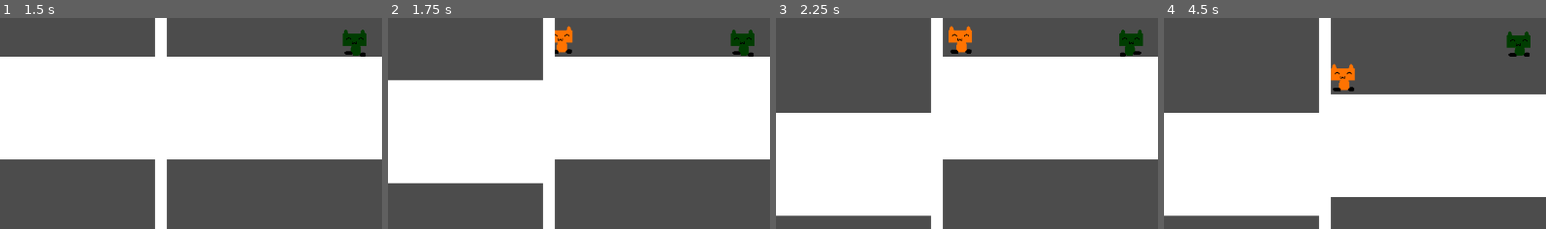
Above: before the commit, frames 1-4 (left to right).
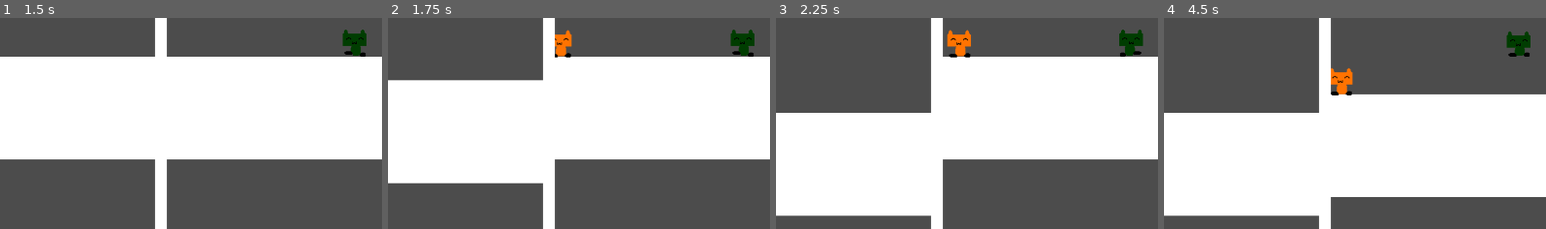
Above: after the commit, the same moments.

Repository: MBatt1/Chillenium-Jam
Game: Godot game, scene res://main/Main.tscn
Two runs of this game, one before a commit and one after it. Both use one fixed random seed, a clock stepped at 60 frames per second and the inputs below.
Inputs:
- Up to frame 1 (1.5 s): hold D (p1_right) from 0.53 s (still down); tap Down (p2_down) at 0.6 s; tap W (p1_up) at 0.77 s; tap Left (p2_left) at 1.35 s
- Up to frame 2 (1.75 s): keep holding D (p1_right); tap W (p1_up) at 1.52 s
- Up to frame 3 (2.25 s): release D (p1_right) at 2.03 s; hold A (p1_left) from 2.03 s (still down); tap Right (p2_right) at 2.1 s
- Up to frame 4 (4.5 s): release A (p1_left) at 2.78 s; hold D (p1_right) 2.78-4.28 s; tap Up (p2_up) at 2.85 s; tap W (p1_up) at 3.02, 3.77 s; tap Down (p2_down) at 3.6 s; hold A (p1_left) from 4.28 s (still down); tap Left (p2_left) at 4.35 s
The pictures show only the part of the screen within x 29-79%, y 45-95%; the shares and areas given below are measured in that part.

Frame 1 is identical in both runs. In frame 2, 0.4% of the frame differs, in the area x 43-49%, y 3-19%; in frame 3, 0.5%; in frame 4, 0.6%, in the area x 43-50%, y 21-37%.

Commit message:
Fixed character size and hitbox

Diff:
--- a/level/TestFlat.tscn
+++ b/level/TestFlat.tscn
@@ -44,3 +44,6 @@
 
 [node name="KinematicBody2D" parent="." instance=ExtResource( 4 )]
 position = Vector2( 685, 389 )
+weight = 50
+friction = 50
+drag = 50
--- a/objects/enemy.gd
+++ b/objects/enemy.gd
@@ -1,17 +1,37 @@
 extends KinematicBody2D
 
 export(int) var health
+export(int) var weight
+export(int) var friction
+export(int) var drag
 # Declare member variables here. Examples:
 # var a = 2
 # var b = "text"
-var speed_x = 20
+
 var speed_y = 0
 # Called when the node enters the scene tree for the first time.
 func _ready():
 	pass # Replace with function body.
 
+func add_drag(speed, decrementer):
+	if abs(speed) < 10:
+		return 0
+	elif speed > 0:
+		return speed-decrementer
+	else:
+		return speed+decrementer
+
+func _physics_process(delta):
+	var speed_x = 20
+	if not is_on_floor():
+		speed_y += weight*delta
+	if not is_on_floor():
+		speed_x = add_drag(speed_x,drag*delta)
+	else:
+		speed_x = add_drag(speed_x,friction*delta)
+	var velocity = Vector2(speed_x, speed_y)
+	move_and_slide(velocity, Vector2.UP)
+
 # Called every frame. 'delta' is the elapsed time since the previous frame.
-func _process(delta):
-	var velocity = Vector2(speed_x,speed_y)
-	move_and_slide(velocity, Vector2.UP)
-	pass
+#func _process(delta):
+	#pass
